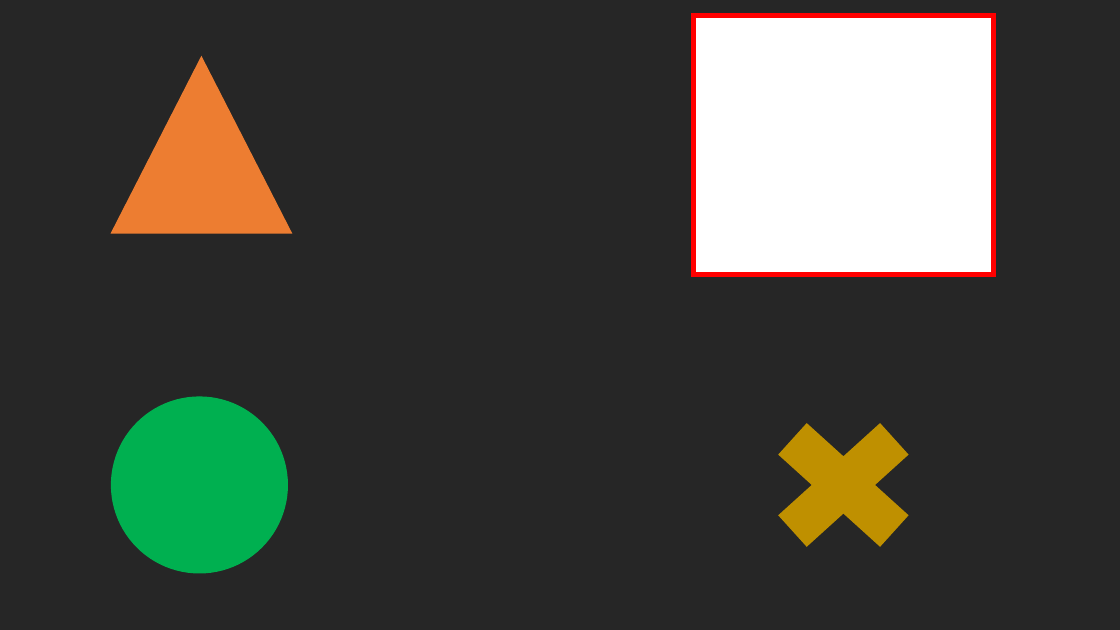
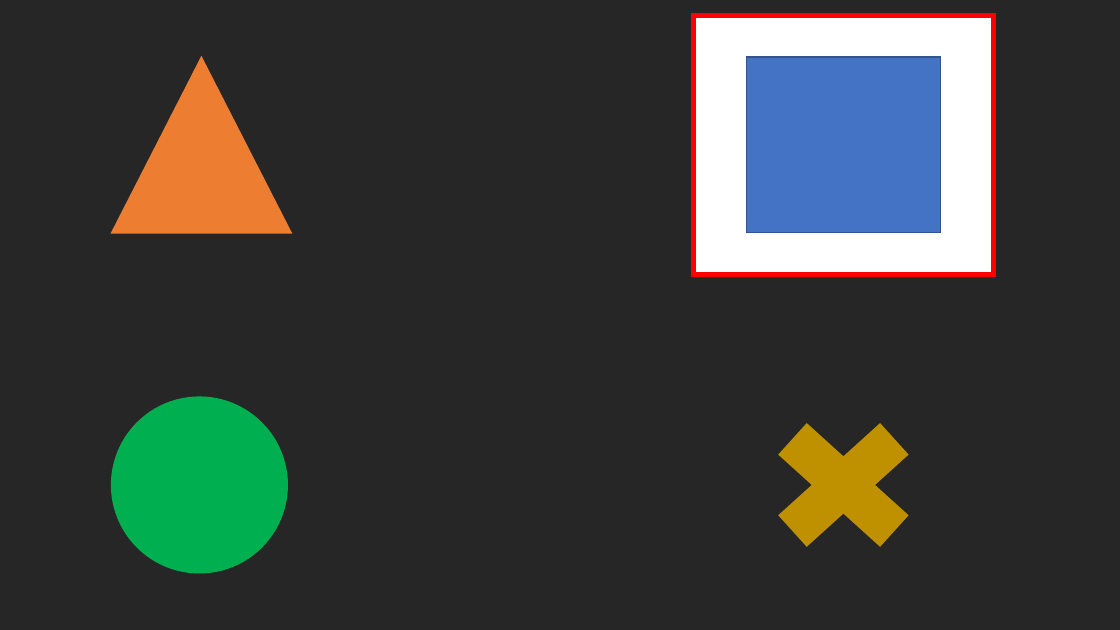
Before and after one commit to liranGur/gTec4ALS-Team-15, a slide deck: slide 18 of P300/TriggersBank/visual tirggers.pptx. Drawn at 1120x630 pixels with LibreOffice and Linux fonts; fonts in the diff are those of the drawing. Boxes give left, top, right and bottom in pixels: in the first picture for what was removed or moved away, otherwise in the second. Text is boxed around its words. In the diff, an @@ line names an element or a change of style, - is before the commit and + after.

```diff
--- a/P300/TriggersBank/visual tirggers.pptx
+++ b/P300/TriggersBank/visual tirggers.pptx
@@ rectangle added at [746, 57, 940, 233], fill #4472C4, outline #325491 1 pt @@
```
Also in this commit, not shown: 3 other slides changed, 6 other files.
